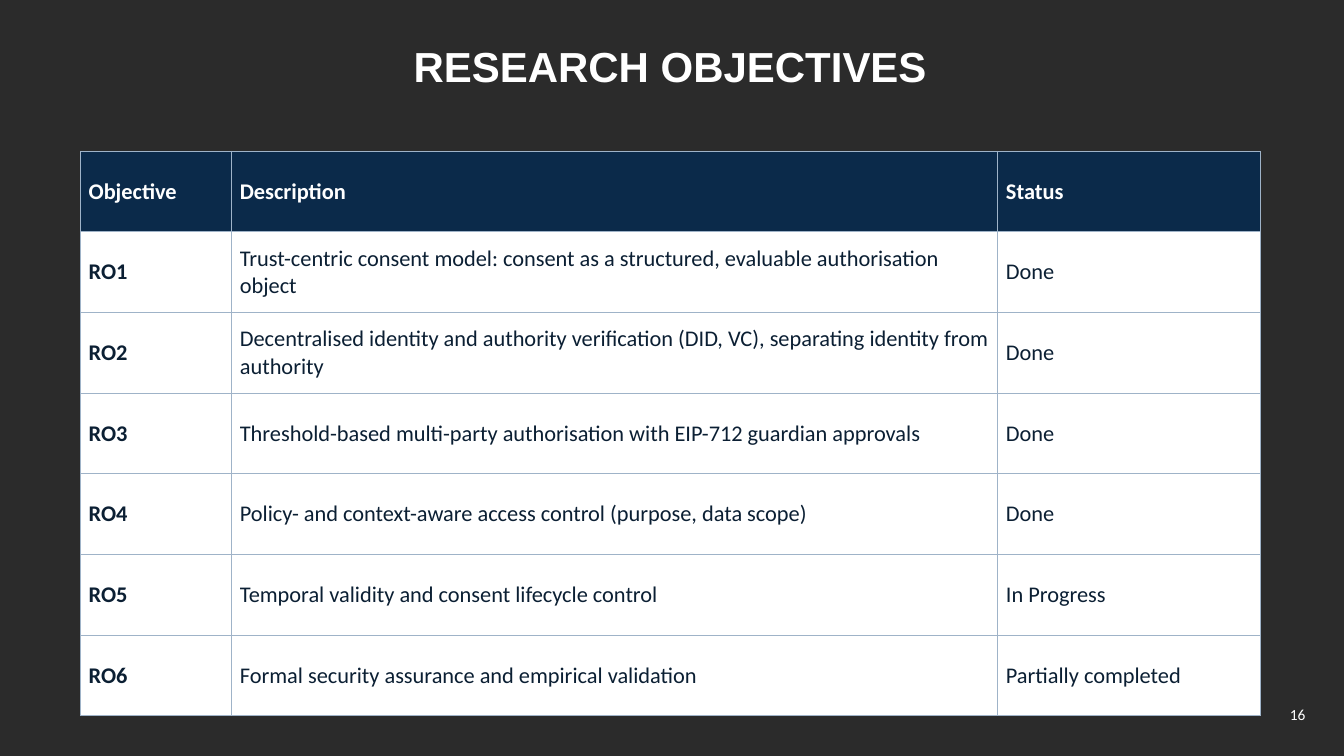
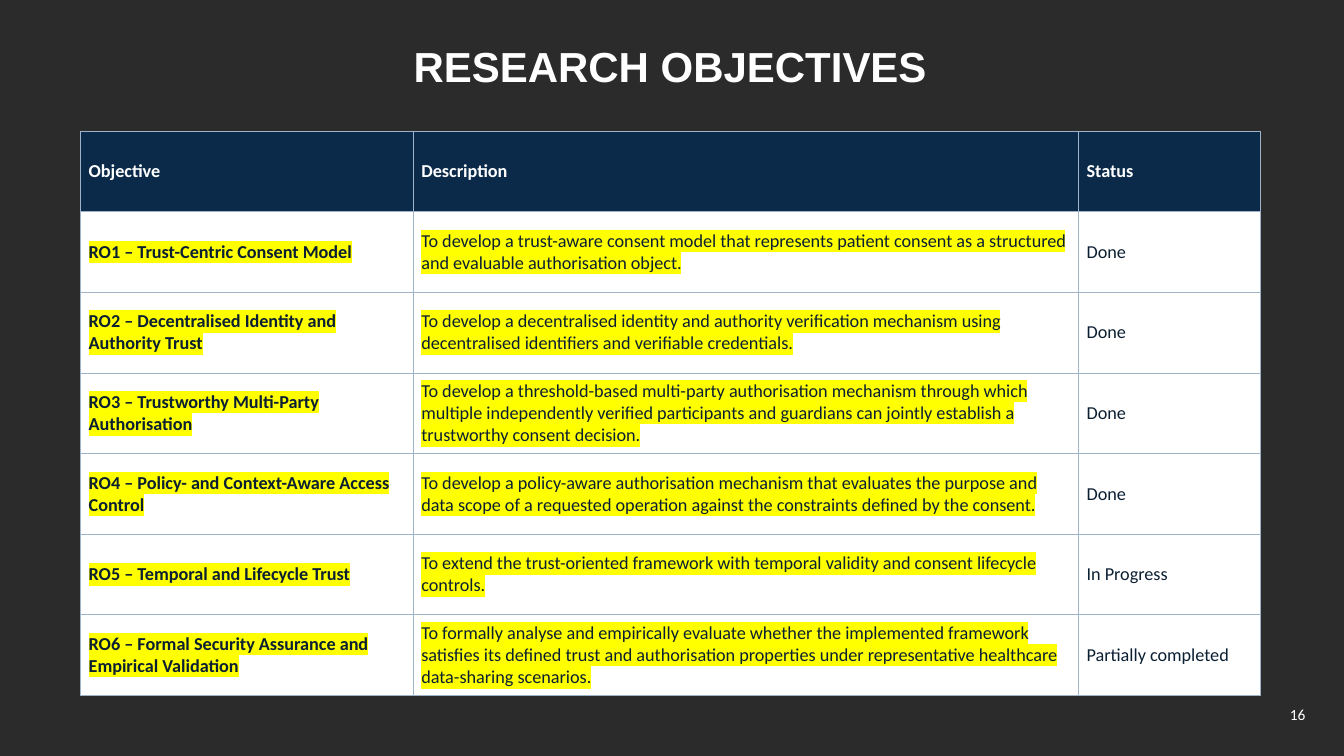
Before and after one commit to yasir12345678900/HealthRWA-Sepolia-Personal-try, a slide deck: slide 16 of docs/Yasir_CA2_Reassessment_Slides_YELLOW_changes.pptx. Drawn at 1344x756 pixels with LibreOffice and Linux fonts; fonts in the diff are those of the drawing; background and template pictures are left out; a plain dark background stands for a picture behind light text. Boxes give left, top, right and bottom in pixels: in the first picture for what was removed or moved away, otherwise in the second. Text is boxed around its words. In the diff, an @@ line names an element or a change of style, - is before the commit and + after.

```diff
--- a/docs/Yasir_CA2_Reassessment_Slides_YELLOW_changes.pptx
+++ b/docs/Yasir_CA2_Reassessment_Slides_YELLOW_changes.pptx
@@ table at (81,131,1260,692) @@
-row 2, column 1: RO1
+row 2, column 1: RO1 – Trust-Centric Consent Model
-row 2, column 2: Trust-centric consent model: consent as a structured, evaluable authorisation object
+row 2, column 2: To develop a trust-aware consent model that represents patient consent as a structured and evaluable authorisation object.
-row 3, column 1: RO2
+row 3, column 1: RO2 – Decentralised Identity and Authority Trust
-row 3, column 2: Decentralised identity and authority verification (DID, VC), separating identity from authority
+row 3, column 2: To develop a decentralised identity and authority verification mechanism using decentralised identifiers and verifiable credentials.
-row 4, column 1: RO3
+row 4, column 1: RO3 – Trustworthy Multi-Party Authorisation
-row 4, column 2: Threshold-based multi-party authorisation with EIP-712 guardian approvals
+row 4, column 2: To develop a threshold-based multi-party authorisation mechanism through which multiple independently verified participants and guardians can jointly establish a trustworthy consent decision.
-row 5, column 1: RO4
+row 5, column 1: RO4 – Policy- and Context-Aware Access Control
-row 5, column 2: Policy- and context-aware access control (purpose, data scope)
+row 5, column 2: To develop a policy-aware authorisation mechanism that evaluates the purpose and data scope of a requested operation against the constraints defined by the consent.
-row 6, column 1: RO5
+row 6, column 1: RO5 – Temporal and Lifecycle Trust
-row 6, column 2: Temporal validity and consent lifecycle control
+row 6, column 2: To extend the trust-oriented framework with temporal validity and consent lifecycle controls.
-row 7, column 1: RO6
+row 7, column 1: RO6 – Formal Security Assurance and Empirical Validation
-row 7, column 2: Formal security assurance and empirical validation
+row 7, column 2: To formally analyse and empirically evaluate whether the implemented framework satisfies its defined trust and authorisation properties under representative healthcare data-sharing scenarios.
@@ size 16 to 13 pt in "Objective", "Description", "Status", "Done" and 5 more places @@
@@ table: place and size @@
-table at (81,151,1260,691)
+table at (81,131,1260,692)
```
Also in this commit, not shown: 20 other slides changed, 1 slide added, 5 slides removed, 3 other files.
